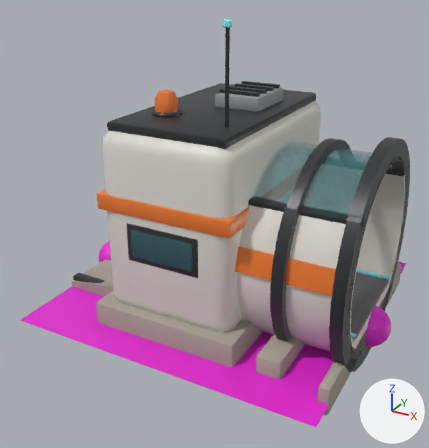
The glTF model res/models/placement/airlock/airlock.gltf, before and after one commit.
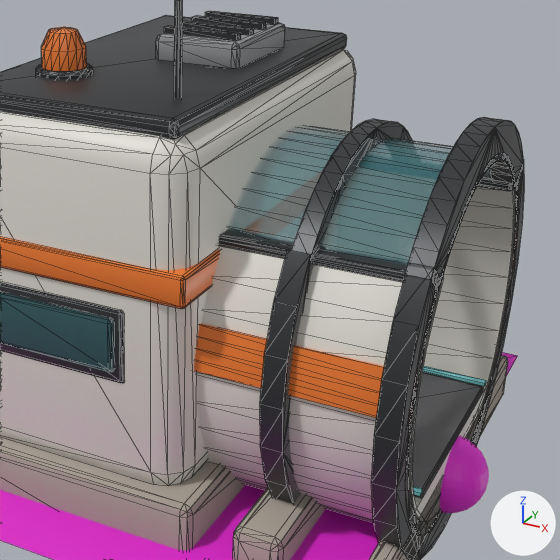
Each version appears first whole from a 50 mm lens placed at (1.66, -3.25, 2.1), pointed at (-0.04, -0.15, 0.55), and next in a close-up on the part from 31% to 100% of the width and 17% to 83% of the height. The lights are fixed; the arrows at lower right show +X, +Y and +Z. The older version's two pictures come first. The close-ups show mesh edges as thin lines. Where no turn or scale is listed for an object, it has been applied to the vertices.

In view in the first close-up: '%P%AnchorIn', '%P%Footprint', 'Airlock'.
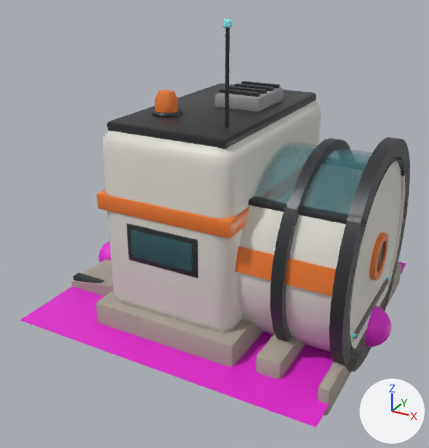
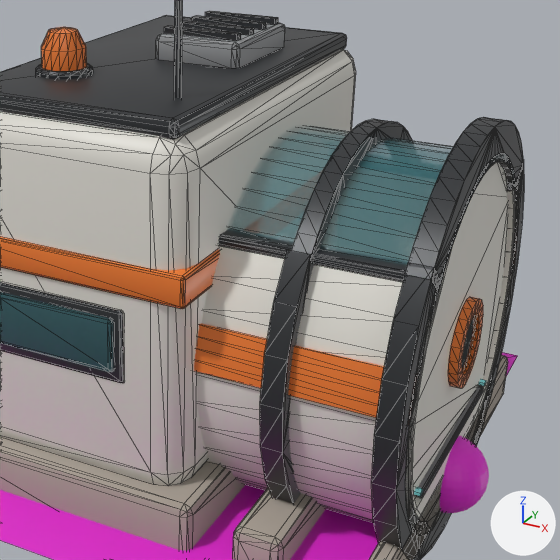
The change in detail:
Material 'Window_Dark' (mat_window_dark) is new.
Its base color is (0.012, 0.045, 0.055) (dark cyan #1d3c42).
Its metallic is 0.3.
Its roughness is 0.08.
Mesh me_v_anchorin is new.
It has 180 vertices, 352 faces and spans x 0.92..1.01, y -0.58..0.58, z 0.14..1.08.
Faces by material slot: [112, 80, 160].
It uses material mat_hull_white (light grey #dfddd4).
It uses material mat_window_dark (dark cyan #1d3c42).
It uses material mat_accent_orange (orange #ed7c30).
Object '%V%AnchorIn-' (ob_v_anchorin) is new; it shows me_v_anchorin.
Its location is (0.0, 0.0, 0.0).

What differs and where, as boxes [x1, y1, x2, y2] in the close-ups (560 x 560 px):
'%V%AnchorIn-', added: after [412, 162, 508, 499]
    faces in mat_hull_white (light grey #dfddd4): [412, 162, 508, 499]
    faces in mat_accent_orange (orange #ed7c30): [448, 297, 483, 388]
    faces in mat_window_dark (dark cyan #1d3c42): [462, 314, 476, 373]
